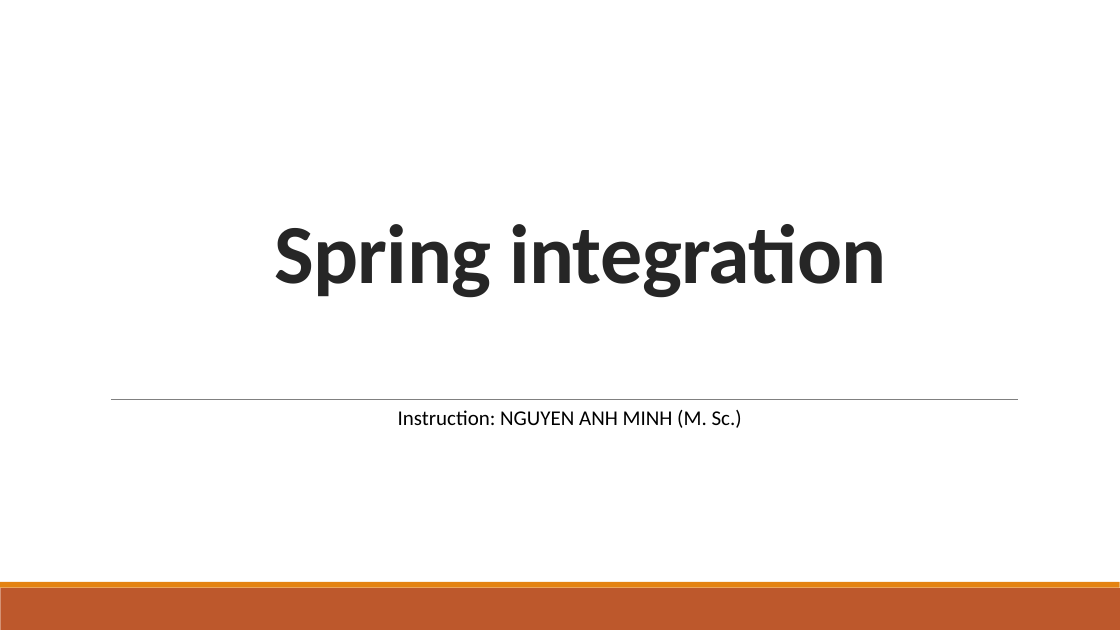
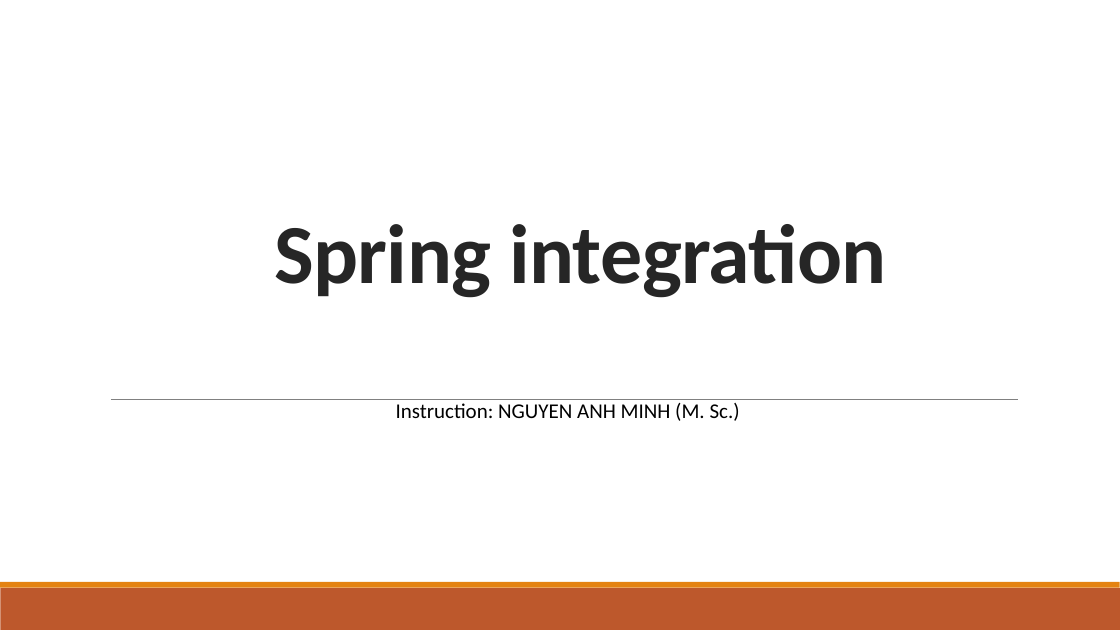
Before and after one commit to haminh10/JAVA_course_Spring_Hibernate_JPA, a slide deck: slide 1 of course/spring_lecture4.pptx. Drawn at 1120x630 pixels with LibreOffice and Linux fonts; fonts in the diff are those of the drawing. Boxes give left, top, right and bottom in pixels: in the first picture for what was removed or moved away, otherwise in the second. Text is boxed around its words. In the diff, an @@ line names an element or a change of style, - is before the commit and + after.

Commit message:
spring course v2.1

```diff
--- a/course/spring_lecture4.pptx
+++ b/course/spring_lecture4.pptx
@@ text "Instruction: NGUYEN ANH MINH (M. ...": place and size @@
-text "Instruction: NGUYEN ANH MINH (M. ..." at [398, 410, 742, 428]
+text "Instruction: NGUYEN ANH MINH (M. ..." at [396, 403, 740, 421]
```
Also in this commit, not shown: 7 other slides changed, 8 other files.
